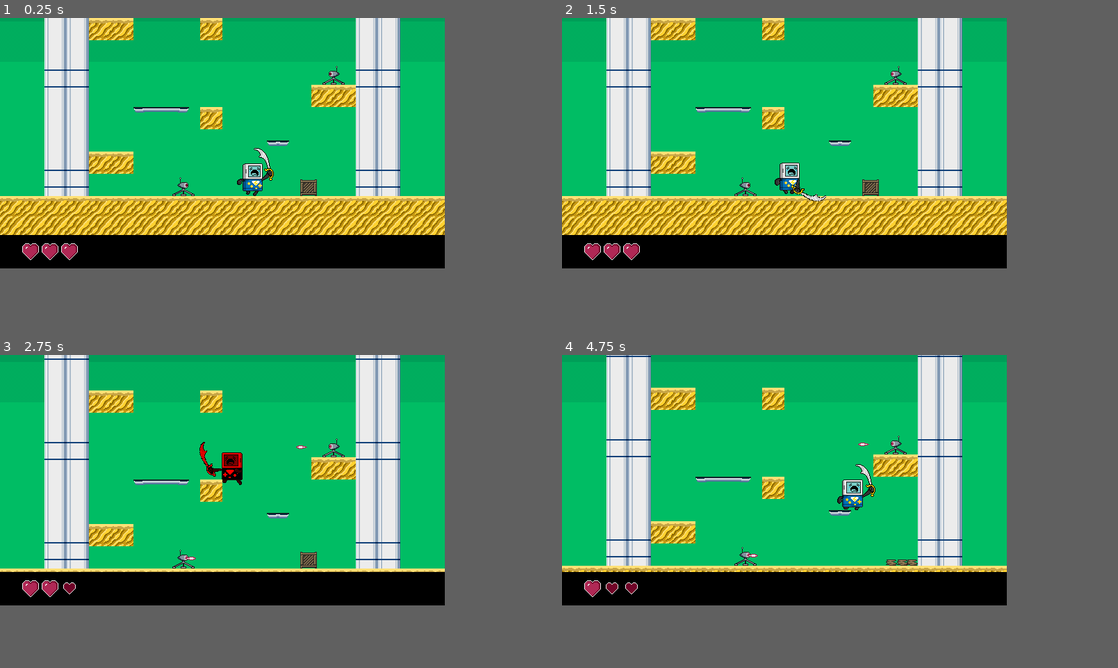
Above: before the commit, frames 1-4 (two rows, left to right).
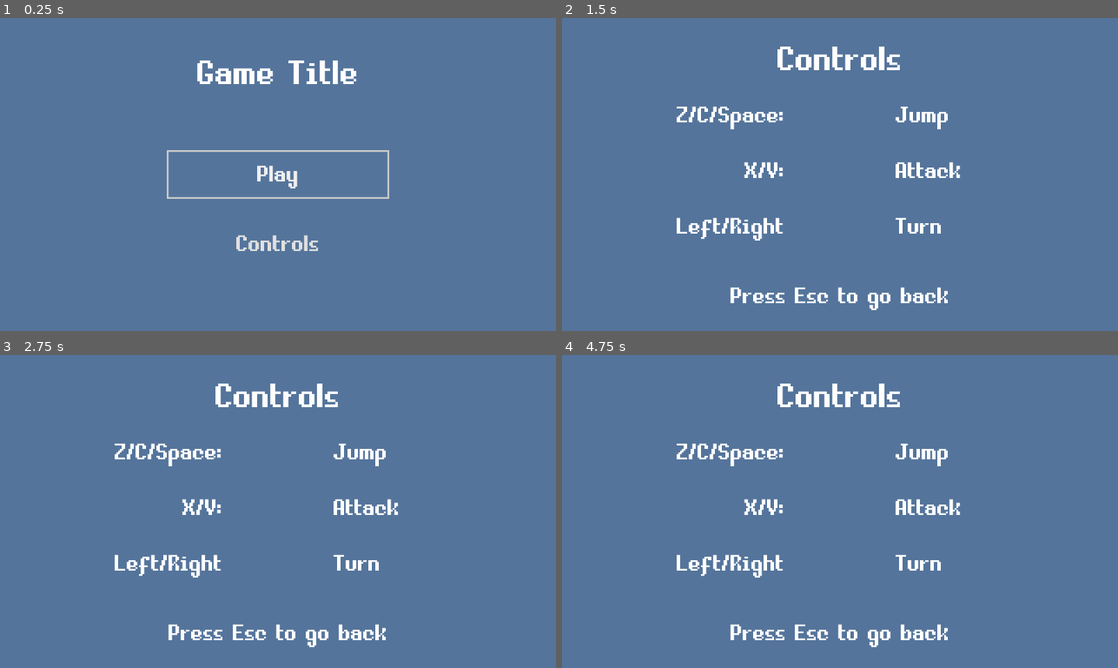
Above: after the commit, the same moments.

Repository: svntax/MetaBoyJam-2022
Game: Godot game, scene res://TitleScreen.tscn
The game is run twice, just before and just after one commit, with the same random seed, the same clock (stepped at 60 frames per second) and the same inputs. Before the commit the project starts from res://Gameplay.tscn.
Inputs (mouse positions are in pixels of both pictures, inside the frame that each line leads up to):
- Up to frame 1 (0.25 s): no input
- Up to frame 2 (1.5 s): click (784, 199) at 0.5 s, where only the run after the commit has a clickable "Controls"; hold Right (move_right) from 1.28 s (still down); tap X (action) at 1.35 s
- Up to frame 3 (2.75 s): keep holding Right (move_right); tap Z (jump) at 1.52, 1.55, 1.82, 2.1, 2.27, 2.57 s; tap X (action) at 2.3 s
- Up to frame 4 (4.75 s): release Right (move_right) at 2.78 s; hold Left (move_left) 2.78-3.53 s; tap X (action) at 2.85, 3.6 s; tap Z (jump) at 3.05, 3.77, 4.07, 4.35, 4.52 s; hold Right (move_right) from 3.53 s (still down)
In our replay, the window is 640x360 before the commit and 800x450 after it. These sizes can differ from the game's own. Grey fills any space a smaller window leaves; there, only what the larger window draws over its background counts as a difference.

The runs differ from the first frame. In frame 1, 63% of the frame differs, in the area x 0-80%, y 0-80%; in frame 2, 64%, in the area x 0-80%, y 0-94%; in frame 3, 64%; in frame 4, 64%.

Commit message:
Set up UI assets, title screen, controls screen, game over menu

Diff:
--- /dev/null
+++ b/ControlsScreen.gd
@@ -0,0 +1,5 @@
+extends Node2D
+
+func _process(_delta):
+	if Input.is_action_just_pressed("ui_cancel"):
+		get_tree().change_scene("res://TitleScreen.tscn")
--- /dev/null
+++ b/ControlsScreen.tscn
@@ -0,0 +1,114 @@
+[gd_scene load_steps=5 format=2]
+
+[ext_resource path="res://UI/MainUITheme.tres" type="Theme" id=1]
+[ext_resource path="res://UI/FontLarge.tres" type="DynamicFont" id=2]
+[ext_resource path="res://ControlsScreen.gd" type="Script" id=3]
+[ext_resource path="res://UI/FontMedium.tres" type="DynamicFont" id=4]
+
+[node name="ControlsScreen" type="Node2D"]
+script = ExtResource( 3 )
+__meta__ = {
+"_edit_lock_": true
+}
+
+[node name="Control" type="Control" parent="."]
+margin_right = 40.0
+margin_bottom = 40.0
+theme = ExtResource( 1 )
+
+[node name="Bg" type="ColorRect" parent="Control"]
+anchor_right = 1.0
+anchor_bottom = 1.0
+margin_right = 600.0
+margin_bottom = 320.0
+rect_min_size = Vector2( 4, 4 )
+mouse_filter = 2
+color = Color( 0.329412, 0.454902, 0.607843, 1 )
+
+[node name="Title" type="Label" parent="Control"]
+margin_left = 192.0
+margin_top = 24.0
+margin_right = 448.0
+margin_bottom = 72.0
+theme = ExtResource( 1 )
+custom_fonts/font = ExtResource( 2 )
+text = "Controls"
+align = 1
+
+[node name="ReturnLabel" type="Label" parent="Control"]
+margin_left = 64.0
+margin_top = 296.0
+margin_right = 576.0
+margin_bottom = 344.0
+theme = ExtResource( 1 )
+custom_fonts/font = ExtResource( 4 )
+text = "Press Esc to go back"
+align = 1
+valign = 1
+
+[node name="Instructions" type="Control" parent="Control"]
+margin_right = 40.0
+margin_bottom = 40.0
+
+[node name="JumpKeys" type="Label" parent="Control/Instructions"]
+margin_left = 64.0
+margin_top = 88.0
+margin_right = 256.0
+margin_bottom = 136.0
+theme = ExtResource( 1 )
+custom_fonts/font = ExtResource( 4 )
+text = "Z/C/Space:"
+align = 2
+valign = 1
+
+[node name="AttackKeys" type="Label" parent="Control/Instructions"]
+margin_left = 64.0
+margin_top = 152.0
+margin_right = 256.0
+margin_bottom = 200.0
+theme = ExtResource( 1 )
+custom_fonts/font = ExtResource( 4 )
+text = "X/V:"
+align = 2
+valign = 1
+
+[node name="MoveKeys" type="Label" parent="Control/Instructions"]
+margin_left = 64.0
+margin_top = 216.0
+margin_right = 256.0
+margin_bottom = 264.0
+theme = ExtResource( 1 )
+custom_fonts/font = ExtResource( 4 )
+text = "Left/Right"
+align = 2
+valign = 1
+
+[node name="Jump" type="Label" parent="Control/Instructions"]
+margin_left = 384.0
+margin_top = 88.0
+margin_right = 512.0
+margin_bottom = 136.0
+theme = ExtResource( 1 )
+custom_fonts/font = ExtResource( 4 )
+text = "Jump"
+valign = 1
+
+[node name="Attack" type="Label" parent="Control/Instructions"]
+margin_left = 384.0
+margin_top = 152.0
+margin_right = 512.0
+margin_bottom = 200.0
+theme = ExtResource( 1 )
+custom_fonts/font = ExtResource( 4 )
+text = "Attack"
+valign = 1
+
+[node name="Turn" type="Label" parent="Control/Instructions"]
+margin_left = 384.0
+margin_top = 216.0
+margin_right = 512.0
+margin_bottom = 264.0
+theme = ExtResource( 1 )
+custom_fonts/font = ExtResource( 4 )
+text = "Turn"
+valign = 1
--- a/Gameplay.tscn
+++ b/Gameplay.tscn
@@ -12,6 +12,7 @@
 [ext_resource path="res://MetaBoy/HealthUI.tscn" type="PackedScene" id=10]
 [ext_resource path="res://Gameplay.gd" type="Script" id=11]
 [ext_resource path="res://TowerArea/PlatformsTileset.tres" type="TileSet" id=12]
+[ext_resource path="res://UI/MainUITheme.tres" type="Theme" id=13]
 
 [sub_resource type="RectangleShape2D" id=8]
 extents = Vector2( 192, 10 )
@@ -193,3 +194,17 @@
 margin_top = 324.0
 margin_right = 56.0
 margin_bottom = 348.0
+
+[node name="Control" type="CenterContainer" parent="UILayer"]
+margin_left = 322.0
+margin_top = 312.0
+margin_right = 399.0
+margin_bottom = 360.0
+theme = ExtResource( 13 )
+
+[node name="Label" type="Label" parent="UILayer/Control"]
+margin_left = 4.0
+margin_top = 16.0
+margin_right = 72.0
+margin_bottom = 32.0
+text = "Placeholder"
--- a/MetaBoy/MetaBoy.gd
+++ b/MetaBoy/MetaBoy.gd
@@ -169,6 +169,9 @@
 	return damage_flash_timer.is_stopped()
 
 func _on_SwordDamageArea_body_entered(other_body):
+	if other_body == self:
+		return
+
 	if other_body.has_method("take_damage"):
 		var damage_data = {
 			"source_object": self,
--- a/MetaBoy/MetaBoy.tscn
+++ b/MetaBoy/MetaBoy.tscn
@@ -278,6 +278,7 @@
 
 [node name="SwordDamageArea" type="Area2D" parent="MainBody"]
 position = Vector2( 38, 1 )
+collision_layer = 0
 collision_mask = 12
 
 [node name="CollisionShape2D" type="CollisionShape2D" parent="MainBody/SwordDamageArea"]
--- /dev/null
+++ b/TitleScreen.gd
@@ -0,0 +1,21 @@
+extends Node2D
+
+onready var menu = $Menu
+onready var play_button = get_node("%PlayButton")
+onready var controls_button = get_node("%ControlsButton")
+
+func _ready():
+	# Default size 1280x720
+	OS.window_size = Vector2(1280, 720)
+	# Center the window after resizing
+	var screen_size = OS.get_screen_size()
+	var window_size = OS.get_window_size()
+	OS.set_window_position(screen_size*0.5 - window_size*0.5)
+
+	play_button.grab_focus()
+
+func _on_PlayButton_pressed():
+	get_tree().change_scene("res://Gameplay.tscn")
+
+func _on_ControlsButton_pressed():
+	get_tree().change_scene("res://ControlsScreen.tscn")
--- /dev/null
+++ b/TitleScreen.tscn
@@ -0,0 +1,63 @@
+[gd_scene load_steps=5 format=2]
+
+[ext_resource path="res://UI/FontLarge.tres" type="DynamicFont" id=1]
+[ext_resource path="res://TitleScreen.gd" type="Script" id=2]
+[ext_resource path="res://UI/MainUITheme.tres" type="Theme" id=3]
+[ext_resource path="res://UI/FontMedium.tres" type="DynamicFont" id=4]
+
+[node name="TitleScreen" type="Node2D"]
+script = ExtResource( 2 )
+__meta__ = {
+"_edit_lock_": true
+}
+
+[node name="Bg" type="ColorRect" parent="."]
+anchor_right = 1.0
+anchor_bottom = 1.0
+margin_right = 640.0
+margin_bottom = 360.0
+rect_min_size = Vector2( 4, 4 )
+mouse_filter = 2
+color = Color( 0.329412, 0.454902, 0.607843, 1 )
+__meta__ = {
+"_edit_lock_": true
+}
+
+[node name="Title" type="Label" parent="."]
+margin_left = 192.0
+margin_top = 40.0
+margin_right = 448.0
+margin_bottom = 88.0
+theme = ExtResource( 3 )
+custom_fonts/font = ExtResource( 1 )
+text = "Game Title"
+align = 1
+
+[node name="Menu" type="VBoxContainer" parent="."]
+margin_left = 192.0
+margin_top = 152.0
+margin_right = 448.0
+margin_bottom = 222.0
+theme = ExtResource( 3 )
+custom_constants/separation = 24
+alignment = 1
+
+[node name="PlayButton" type="Button" parent="Menu"]
+unique_name_in_owner = true
+margin_right = 256.0
+margin_bottom = 56.0
+rect_min_size = Vector2( 80, 56 )
+custom_fonts/font = ExtResource( 4 )
+text = "Play"
+
+[node name="ControlsButton" type="Button" parent="Menu"]
+unique_name_in_owner = true
+margin_top = 80.0
+margin_right = 256.0
+margin_bottom = 136.0
+rect_min_size = Vector2( 80, 56 )
+custom_fonts/font = ExtResource( 4 )
+text = "Controls"
+
+[connection signal="pressed" from="Menu/PlayButton" to="." method="_on_PlayButton_pressed"]
+[connection signal="pressed" from="Menu/ControlsButton" to="." method="_on_ControlsButton_pressed"]
--- /dev/null
+++ b/UI/FontLarge.tres
@@ -0,0 +1,7 @@
+[gd_resource type="DynamicFont" load_steps=2 format=2]
+
+[ext_resource path="res://UI/EquipmentPro.ttf" type="DynamicFontData" id=1]
+
+[resource]
+size = 48
+font_data = ExtResource( 1 )
--- /dev/null
+++ b/UI/FontMedium.tres
@@ -0,0 +1,7 @@
+[gd_resource type="DynamicFont" load_steps=2 format=2]
+
+[ext_resource path="res://UI/EquipmentPro.ttf" type="DynamicFontData" id=1]
+
+[resource]
+size = 32
+font_data = ExtResource( 1 )
--- /dev/null
+++ b/UI/GameOverMenu.gd
@@ -0,0 +1,27 @@
+extends NinePatchRect
+
+onready var header_label = $Header
+onready var score_label = $Score
+onready var main_menu_button = $MainMenuButton
+onready var animation_player = $AnimationPlayer
+
+onready var menu_active = false
+
+func _on_AnimationPlayer_animation_finished(anim_name):
+	if anim_name == "display":
+		menu_active = true
+
+func _process(_delta):
+	var jump_pressed = Input.is_action_just_pressed("jump")
+	if Input.is_action_just_pressed("ui_down") or Input.is_action_just_pressed("ui_up") or jump_pressed:
+		var focus_owner = get_focus_owner()
+		if !focus_owner:
+			main_menu_button.grab_focus()
+		elif focus_owner == main_menu_button and jump_pressed:
+			_on_MainMenuButton_pressed()
+
+func display() -> void:
+	animation_player.play("RESET")
+
+func _on_MainMenuButton_pressed():
+	get_tree().change_scene("res://TitleScreen.tscn")
--- /dev/null
+++ b/UI/GameOverMenu.tscn
@@ -0,0 +1,46 @@
+[gd_scene load_steps=5 format=2]
+
+[ext_resource path="res://UI/ui_panel.png" type="Texture" id=1]
+[ext_resource path="res://UI/MainUITheme.tres" type="Theme" id=2]
+[ext_resource path="res://UI/GameOverMenu.gd" type="Script" id=3]
+
+[sub_resource type="Animation" id=1]
+resource_name = "display"
+
+[node name="GameOverMenu" type="NinePatchRect"]
+margin_right = 128.0
+margin_bottom = 120.0
+theme = ExtResource( 2 )
+texture = ExtResource( 1 )
+patch_margin_left = 8
+patch_margin_top = 8
+patch_margin_right = 8
+patch_margin_bottom = 8
+script = ExtResource( 3 )
+
+[node name="Header" type="Label" parent="."]
+margin_top = 16.0
+margin_right = 128.0
+margin_bottom = 32.0
+text = "YOU DIED!"
+align = 1
+
+[node name="Score" type="Label" parent="."]
+margin_top = 48.0
+margin_right = 128.0
+margin_bottom = 64.0
+text = "Score: 12345"
+align = 1
+
+[node name="MainMenuButton" type="Button" parent="."]
+margin_left = 24.0
+margin_top = 80.0
+margin_right = 104.0
+margin_bottom = 102.0
+rect_min_size = Vector2( 80, 0 )
+text = "Main Menu"
+
+[node name="AnimationPlayer" type="AnimationPlayer" parent="."]
+anims/display = SubResource( 1 )
+
+[connection signal="pressed" from="MainMenuButton" to="." method="_on_MainMenuButton_pressed"]
--- /dev/null
+++ b/UI/MainUITheme.tres
@@ -0,0 +1,39 @@
+[gd_resource type="Theme" load_steps=7 format=2]
+
+[ext_resource path="res://UI/EquipmentPro.ttf" type="DynamicFontData" id=1]
+
+[sub_resource type="StyleBoxFlat" id=14]
+bg_color = Color( 0.6, 0.6, 0.6, 0 )
+anti_aliasing = false
+
+[sub_resource type="StyleBoxFlat" id=12]
+bg_color = Color( 0.6, 0.6, 0.6, 0 )
+border_width_left = 2
+border_width_top = 2
+border_width_right = 2
+border_width_bottom = 2
+anti_aliasing = false
+
+[sub_resource type="StyleBoxFlat" id=11]
+bg_color = Color( 0.6, 0.6, 0.6, 0 )
+anti_aliasing = false
+
+[sub_resource type="StyleBoxFlat" id=13]
+bg_color = Color( 0.6, 0.6, 0.6, 0 )
+border_width_left = 2
+border_width_top = 2
+border_width_right = 2
+border_width_bottom = 2
+border_color = Color( 1, 1, 1, 1 )
+anti_aliasing = false
+
+[sub_resource type="DynamicFont" id=10]
+font_data = ExtResource( 1 )
+
+[resource]
+default_font = SubResource( 10 )
+Button/styles/disabled = SubResource( 14 )
+Button/styles/focus = SubResource( 12 )
+Button/styles/hover = SubResource( 12 )
+Button/styles/normal = SubResource( 11 )
+Button/styles/pressed = SubResource( 13 )
--- a/project.godot
+++ b/project.godot
@@ -11,7 +11,7 @@
 [application]
 
 config/name="MetaBoyGameJam"
-run/main_scene="res://Gameplay.tscn"
+run/main_scene="res://TitleScreen.tscn"
 config/icon="res://icon.png"
 
 [autoload]
@@ -79,6 +79,7 @@
 "deadzone": 0.5,
 "events": [ Object(InputEventKey,"resource_local_to_scene":false,"resource_name":"","device":0,"alt":false,"shift":false,"control":false,"meta":false,"command":false,"pressed":false,"scancode":0,"physical_scancode":90,"unicode":0,"echo":false,"script":null)
 , Object(InputEventKey,"resource_local_to_scene":false,"resource_name":"","device":0,"alt":false,"shift":false,"control":false,"meta":false,"command":false,"pressed":false,"scancode":0,"physical_scancode":67,"unicode":0,"echo":false,"script":null)
+, Object(InputEventKey,"resource_local_to_scene":false,"resource_name":"","device":0,"alt":false,"shift":false,"control":false,"meta":false,"command":false,"pressed":false,"scancode":0,"physical_scancode":32,"unicode":0,"echo":false,"script":null)
  ]
 }
 action={
Not shown: 1 places in Gameplay.tscn that only renumber resources
Binary file added: UI/EquipmentPro.ttf
Binary file added: UI/ui_panel.png
Not shown, added: UI/ui_panel.png.import
